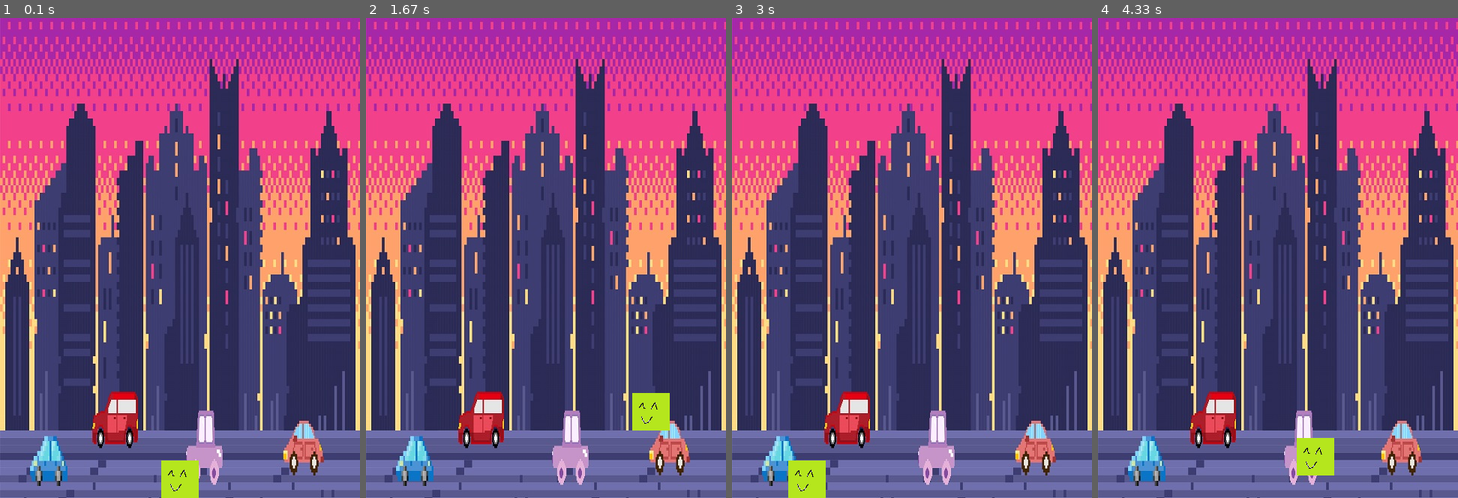
Above: before the commit, frames 1-4 (left to right).
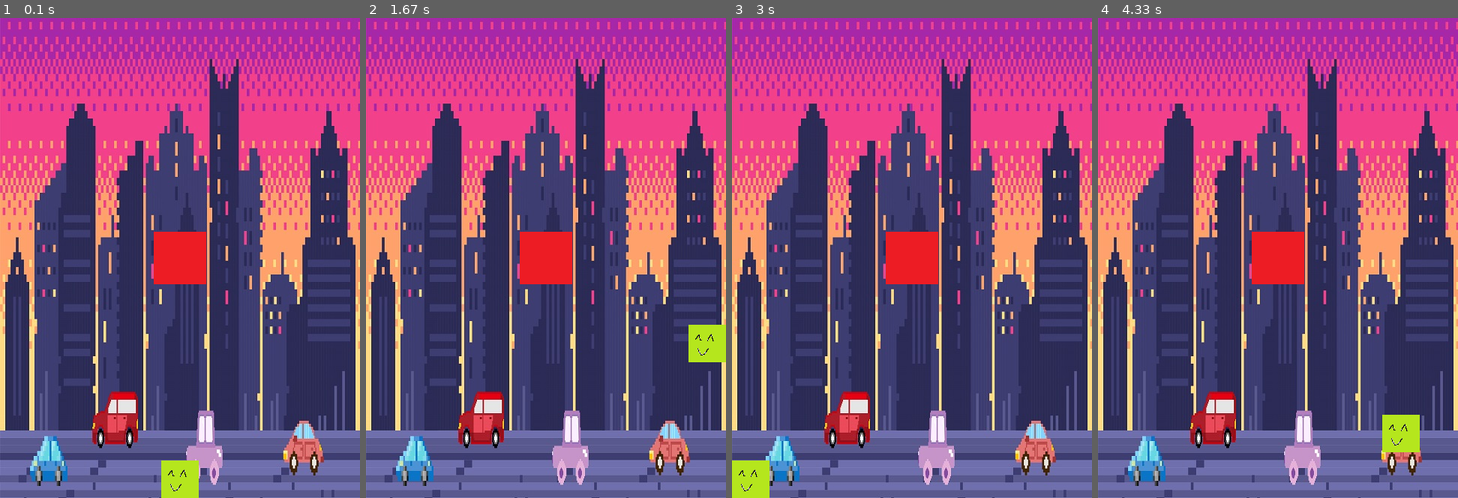
Above: after the commit, the same moments.

Repository: 2023semtle/SEGGS
Game: pygame game, started from pythonworksapce/pygame/The game.py
Two runs of this game, one before a commit and one after it. Both use one fixed random seed, a clock stepped at 60 frames per second and the inputs below.
Inputs:
- Up to frame 1 (0.1 s): no input
- Up to frame 2 (1.67 s): hold Right 0.33-0.8 s; hold Up 0.83-1.13 s
- Up to frame 3 (3 s): hold Left 1.67-2.2 s; hold Down 2.23-2.53 s; hold Left 2.57-2.97 s
- Up to frame 4 (4.33 s): hold Up 3-3.37 s; hold Right 3.4-4.03 s; hold Down from 4.07 s (still down)

The runs differ from the first frame. In frame 1, 1.6% of the frame differs, in the area x 42-58%, y 44-56%; in frame 2, 3.2%; in frame 3, 3.2%, in the area x 0-58%, y 44-100%; in frame 4, 3.2%.

Commit message:
Update The game.py

Diff:
--- a/pythonworksapce/pygame/The game.py
+++ b/pythonworksapce/pygame/The game.py
@@ -8,6 +8,9 @@
 screen = pygame.display.set_mode((screen_width,screen_height))
 
 pygame.display.set_caption("THE GAME")
+
+#FPS
+clock = pygame.time.Clock()
 
 background = pygame.image.load("C:/Users/user/Desktop/pythonworksapce/pygame/background.jpg")
 
@@ -22,21 +25,35 @@
 to_x = 0
 to_y = 0
 
+#이동속도
+green_speed = 0.6
+
+#적
+enemy = pygame.image.load("C:/Users/user/Desktop/pythonworksapce/pygame/enemy.png")
+enemy_size = enemy.get_rect().size
+enemy_width = enemy_size[0]
+enemy_height = enemy_size[1]
+enemy_x_pos = (screen_width/2) - (enemy_width/2)
+enemy_y_pos = (screen_height/2) - (enemy_height/2)
+
 running = True
 while running:
+
+    dt = clock.tick(60)
+
     for event in pygame.event.get():
         if event.type == pygame.QUIT:
             running = False
 
         if event.type == pygame.KEYDOWN:
             if event.key == pygame.K_LEFT:
-                to_x -= 5
+                to_x -= green_speed
             elif event.key == pygame.K_RIGHT:
-                to_x +=5
+                to_x += green_speed
             elif event.key == pygame.K_UP:
-                to_y -= 5
+                to_y -= green_speed
             elif event.key == pygame.K_DOWN:
-                to_y += 5
+                to_y += green_speed
 
         if event.type == pygame.KEYUP:
             if event.key == pygame.K_LEFT or event.key == pygame.K_RIGHT:
@@ -44,13 +61,32 @@
             elif event.key == pygame.K_UP or event.key == pygame.K_DOWN:
                 to_y = 0
 
-    green_ch_x_pos += to_x
-    green_ch_y_pos += to_y
+    green_ch_x_pos += to_x * dt
+    green_ch_y_pos += to_y * dt
+
+    #가로 경계
+    if green_ch_x_pos < 0:
+        green_ch_x_pos = 0
+    elif green_ch_x_pos > screen_width - green_ch_width:
+         green_ch_x_pos = screen_width - green_ch_width
+
+    #세로경계
+    if green_ch_y_pos < 0:
+        green_ch_y_pos = 0
+    elif green_ch_y_pos > screen_height - green_ch_height:
+        green_ch_y_pos = screen_height - green_ch_height
+
+    #충돌처리
+
+
+
 
     screen.blit(background, (0,0))
 
     screen.blit(green_ch, (green_ch_x_pos, green_ch_y_pos))
 
+    screen.blit(enemy, (enemy_x_pos, enemy_y_pos))
+
     pygame.display.update()
 
 
